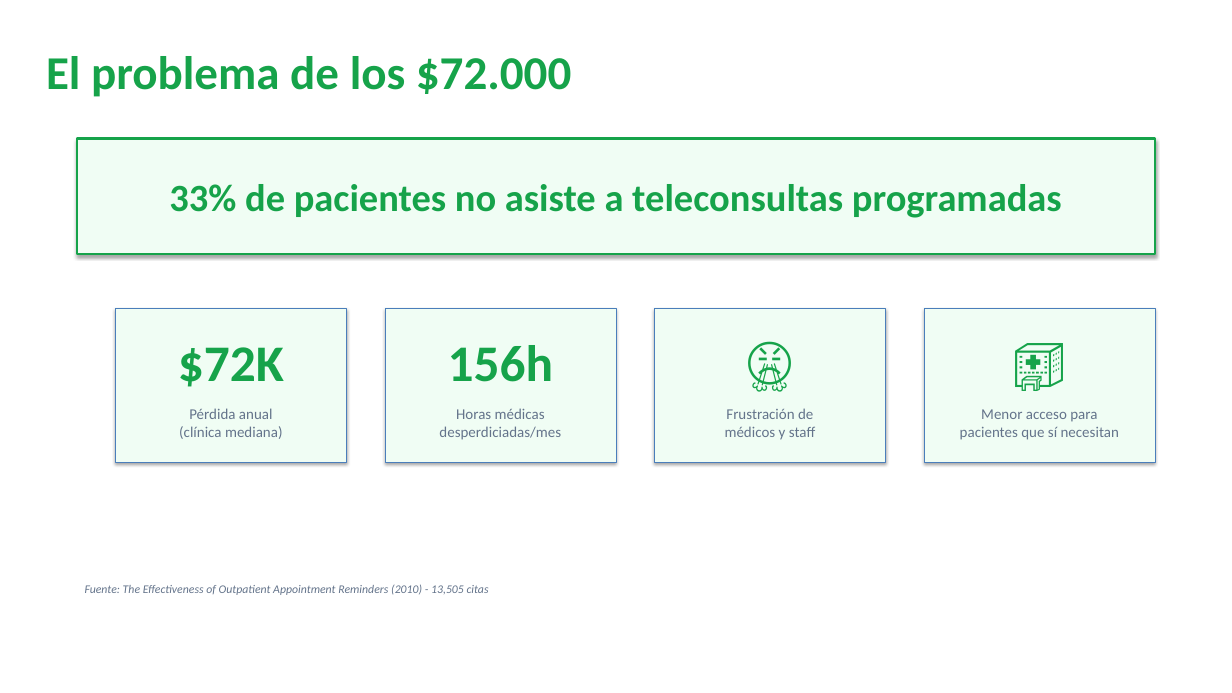
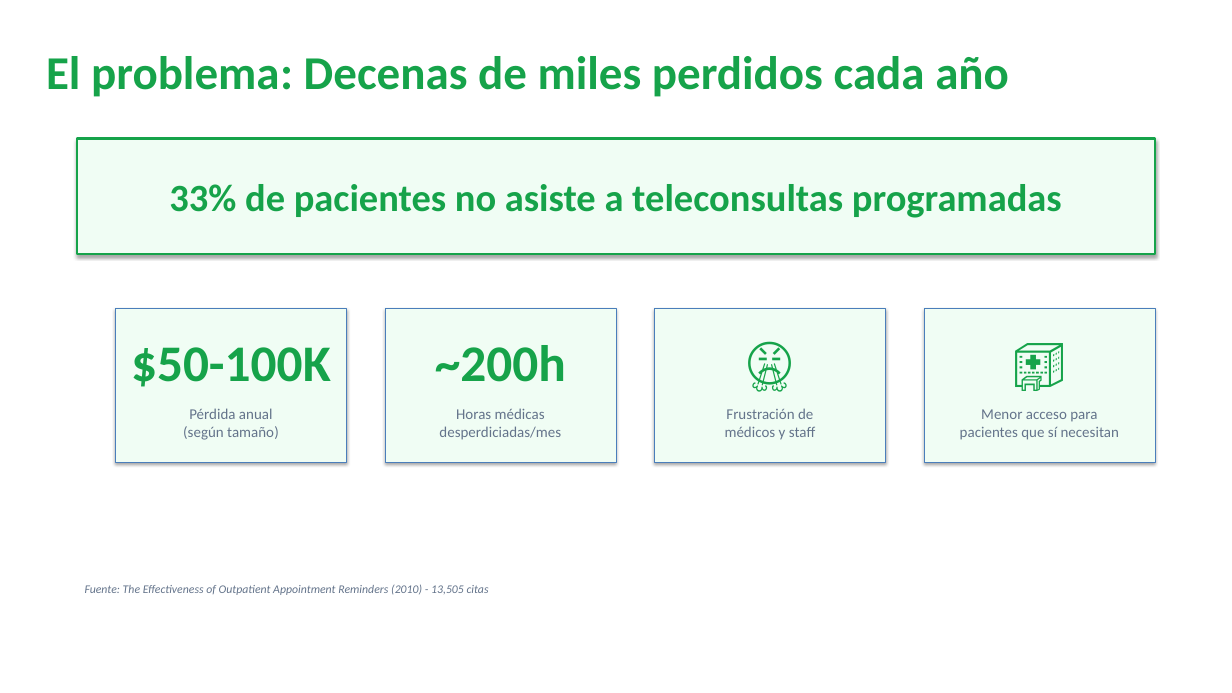
Before and after one commit to panchtox/startup-teleconsultas, a slide deck: slide 2 of 08_pitches/TeleAssist_Pitch_Deck_Inversores.pptx. Drawn at 1232x693 pixels with LibreOffice and Linux fonts; fonts in the diff are those of the drawing. Boxes give left, top, right and bottom in pixels: in the first picture for what was removed or moved away, otherwise in the second. Text is boxed around its words. In the diff, an @@ line names an element or a change of style, - is before the commit and + after.

```diff
--- a/08_pitches/TeleAssist_Pitch_Deck_Inversores.pptx
+++ b/08_pitches/TeleAssist_Pitch_Deck_Inversores.pptx
@@ text at [46, 56, 1009, 97]: text changed @@
-El problema de los $72.000
+El problema: Decenas de miles perdidos cada año
@@ text in rectangle at [131, 347, 331, 440]: text changed @@
-$72K
-Pérdida anual
-(clínica mediana)
+$50-100K
+Pérdida anual
+(según tamaño)
@@ text in rectangle at [435, 345, 566, 382]: text changed @@
-156h
+~200h
```
Also in this commit, not shown: 5 other slides changed, 3 other files.
